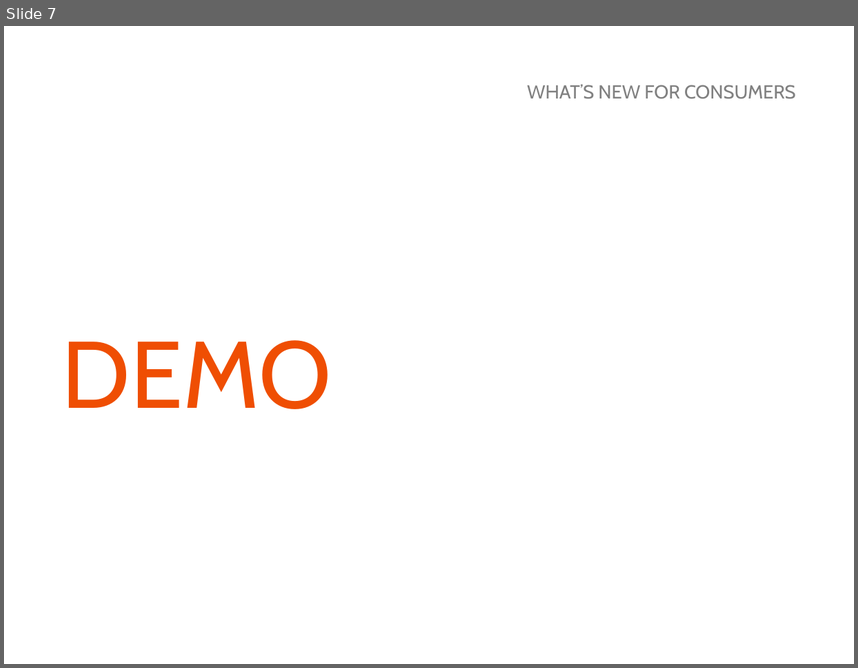
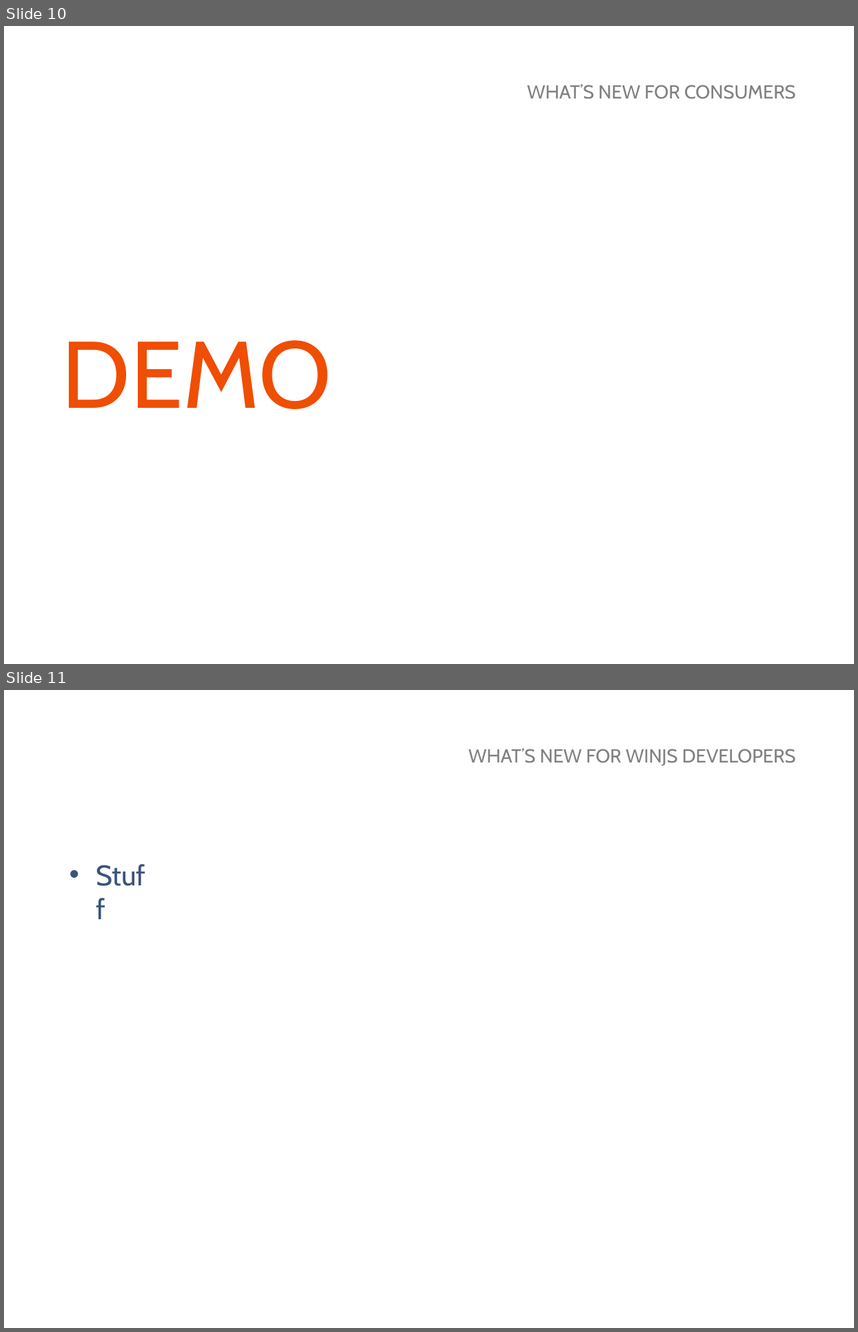
Before and after one commit to MarkerMetro/MarkerMetro.Talks, a slide deck: WhatsNewInWindows81/WhatsNewInWindows81.pptx. Shown one above the other, each under a label of ours: slide 7 before the commit, slides 10 and 11 after it. The pictures are 858x668 and 858x1332 pixels, drawn with LibreOffice and Linux fonts; fonts in the diff are those of the drawing; background and template pictures are left out. Boxes give left, top, right and bottom in pixels: in the first picture for what was removed or moved away, otherwise in the second. Text is boxed around its words. In the diff, an @@ line names an element or a change of style, - is before the commit and + after.

```diff
--- a/WhatsNewInWindows81/WhatsNewInWindows81.pptx
+++ b/WhatsNewInWindows81/WhatsNewInWindows81.pptx
@@ slide 11 added at [4, 690, 854, 1328], background picture (left out) @@
@@ text added at [468, 748, 796, 766], 16 pt, text #808080 @@
+WHAT’S NEW FOR WINJS DEVELOPERS
@@ text added at [61, 854, 161, 896], 24 pt, text #3A537B @@
+• Stuff
@@ what was slide 7 is now slide 10 @@
```
Also in this commit, not shown: 1 slide changed, 4 other slides added, 2 slides removed.
